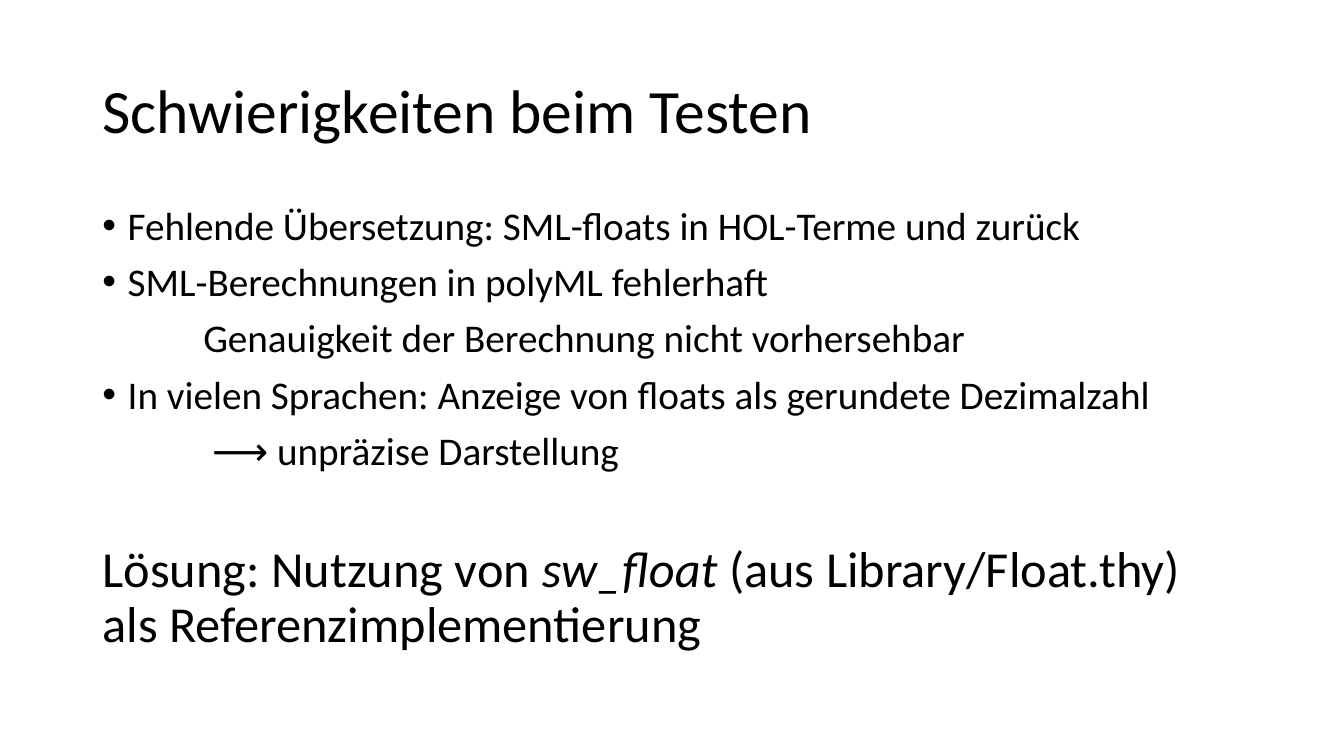
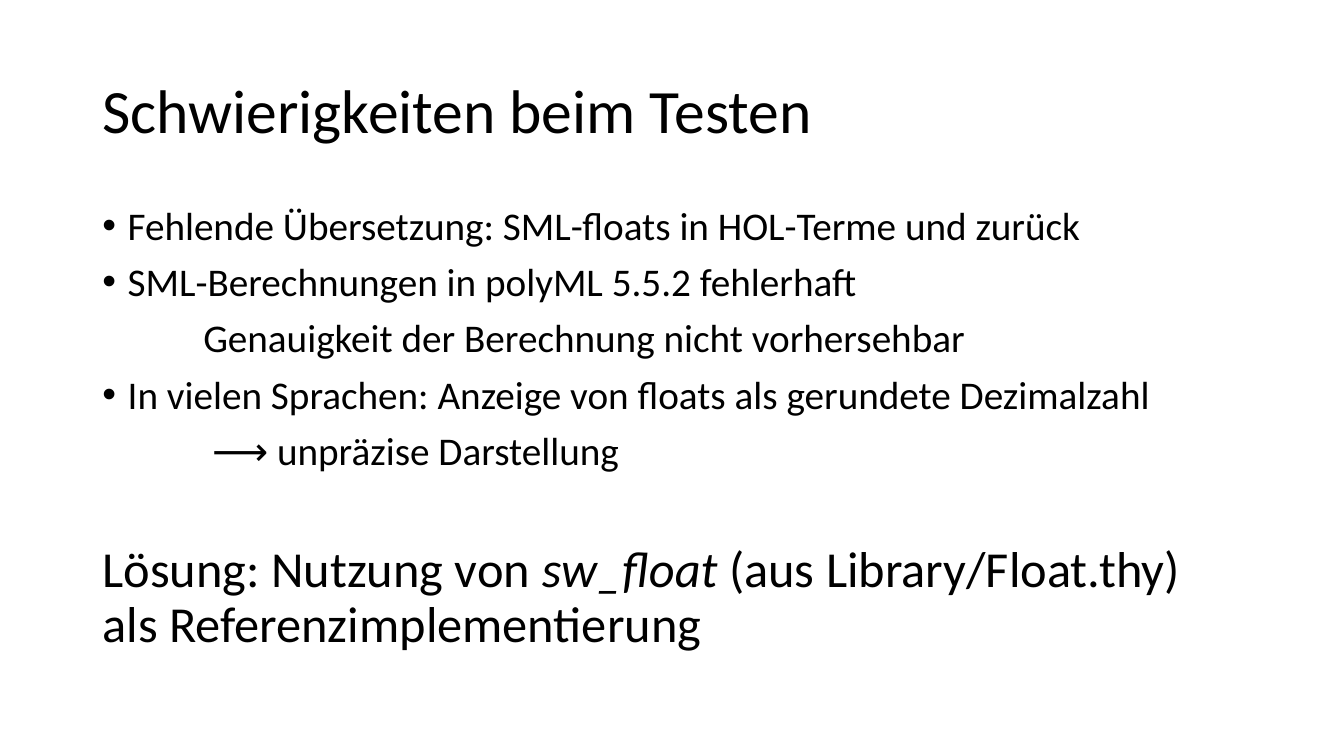
Before and after one commit to Helli/IsabelleBasicNumericalProofs, a slide deck: slide 16 of Vortrag.pptx. Drawn at 1344x756 pixels with LibreOffice and Linux fonts; fonts in the diff are those of the drawing. Boxes give left, top, right and bottom in pixels: in the first picture for what was removed or moved away, otherwise in the second. Text is boxed around its words. In the diff, an @@ line names an element or a change of style, - is before the commit and + after.

```diff
--- a/Vortrag.pptx
+++ b/Vortrag.pptx
@@ text at bbox=[128, 268, 856, 303]: text changed @@
-• SML-Berechnungen in polyML fehlerhaft
+• SML-Berechnungen in polyML 5.5.2 fehlerhaft
```
Also in this commit, not shown: 6 other slides changed, 1 slide removed.
